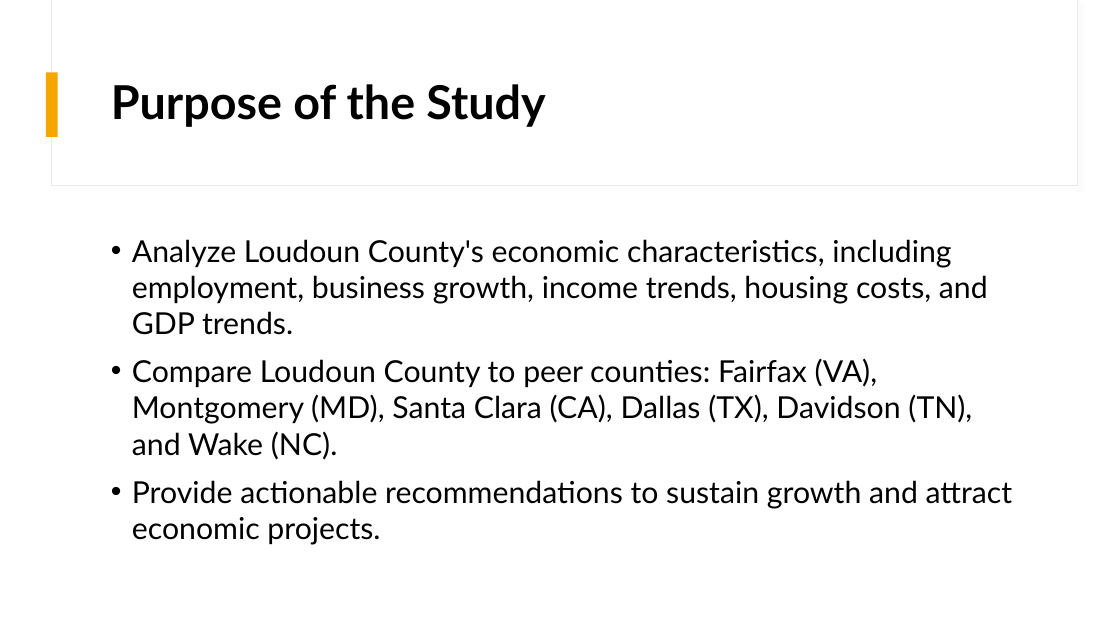
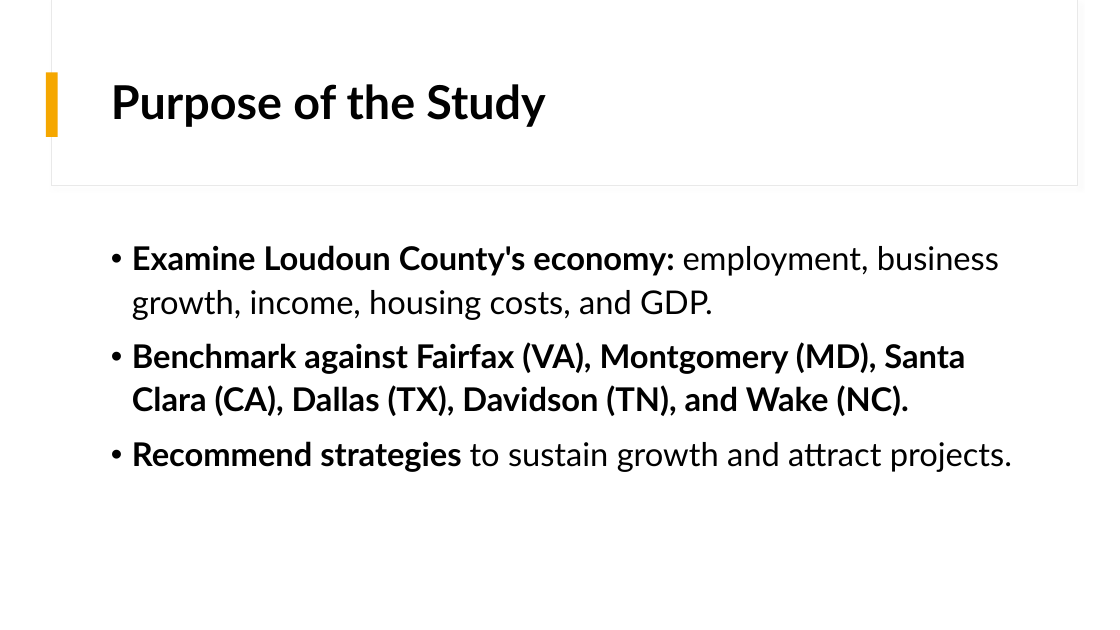
Before and after one commit to Akemp787/Loudoun_County_Growth_Study, a slide deck: slide 2 of presentation/Loudoun County Growth Study.pptx. Drawn at 1120x630 pixels with LibreOffice and Linux fonts; fonts in the diff are those of the drawing. Boxes give left, top, right and bottom in pixels: in the first picture for what was removed or moved away, otherwise in the second. Text is boxed around its words. In the diff, an @@ line names an element or a change of style, - is before the commit and + after.

Commit message:
Loudoun County Growth Study

```diff
--- a/presentation/Loudoun County Growth Study.pptx
+++ b/presentation/Loudoun County Growth Study.pptx
@@ text at (132, 245, 1012, 472): text changed; size 25.9 to 28 pt; bold on @@
-• Analyze Loudoun County's economic characteristics, including employment, business growth, income trends, housing costs, and GDP trends.
-• Compare Loudoun County to peer counties: Fairfax (VA), Montgomery (MD), Santa Clara (CA), Dallas (TX), Davidson (TN), and Wake (NC).
-• Provide actionable recommendations to sustain growth and attract economic projects.
+• Examine Loudoun County's economy: employment, business growth, income, housing costs, and GDP.
+• Benchmark against Fairfax (VA), Montgomery (MD), Santa Clara (CA), Dallas (TX), Davidson (TN), and Wake (NC).
+• Recommend strategies to sustain growth and attract projects.
```
Also in this commit, not shown: 11 other slides changed, 6 slides added, 1 slide removed, 17 other files.
